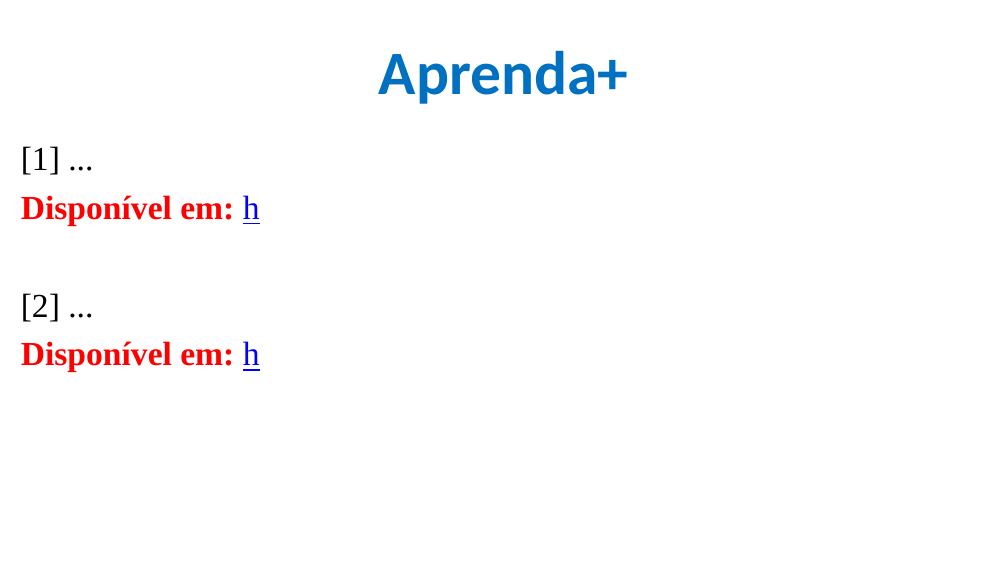
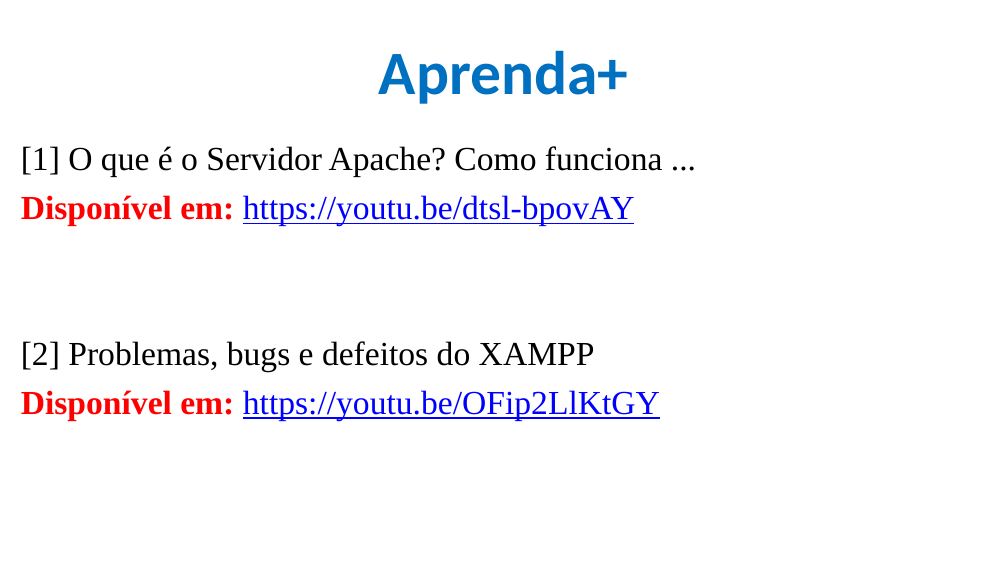
Before and after one commit to CloudEducationBrazil/WydenComputacaoNuvemWebServicesLinux, a slide deck: slide 9 of 01 Classes/Aula 11 - Computação em Nuvem e Web Services em Linux e Web Apache.pptx (slide 5 before the commit). Drawn at 1008x567 pixels with LibreOffice and Linux fonts; fonts in the diff are those of the drawing; background and template pictures are left out. Boxes give left, top, right and bottom in pixels: in the first picture for what was removed or moved away, otherwise in the second. Text is boxed around its words. In the diff, an @@ line names an element or a change of style, - is before the commit and + after.

Commit message:
Aula 11 Server APACHE 20042023

```diff
--- a/01 Classes/Aula 11 - Computação em Nuvem e Web Services em Linux e Web Apache.pptx
+++ b/01 Classes/Aula 11 - Computação em Nuvem e Web Services em Linux e Web Apache.pptx
@@ text at bbox=[21, 146, 663, 421]: text changed; text colour #FF0000 to #000000; bold off @@
-[1] ...
-Disponível em: h
-[2] ...
-Disponível em: h
+[1] O que é o Servidor Apache? Como funciona ...
+Disponível em: https://youtu.be/dtsl-bpovAY
+[2] Problemas, bugs e defeitos do XAMPP
+Disponível em: https://youtu.be/OFip2LlKtGY
```
Also in this commit, not shown: 4 other slides changed, 4 slides added.
